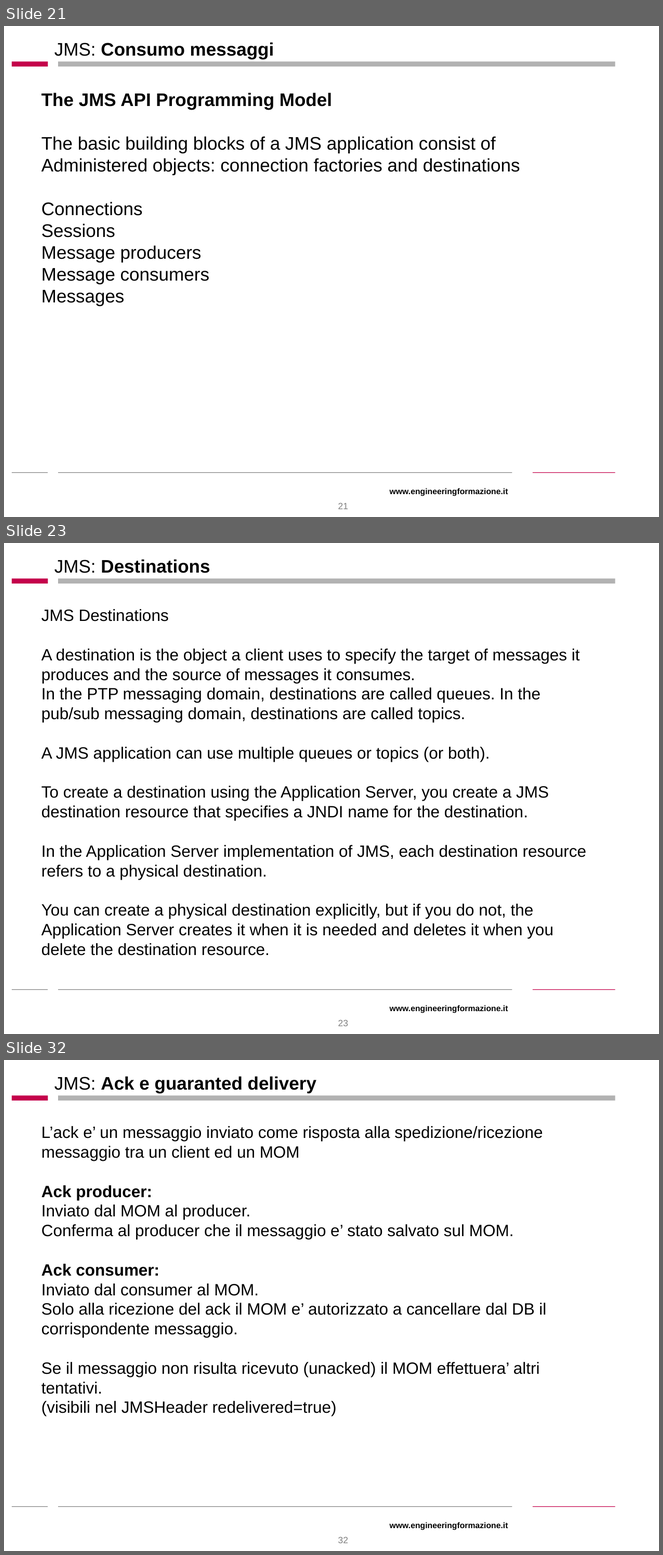
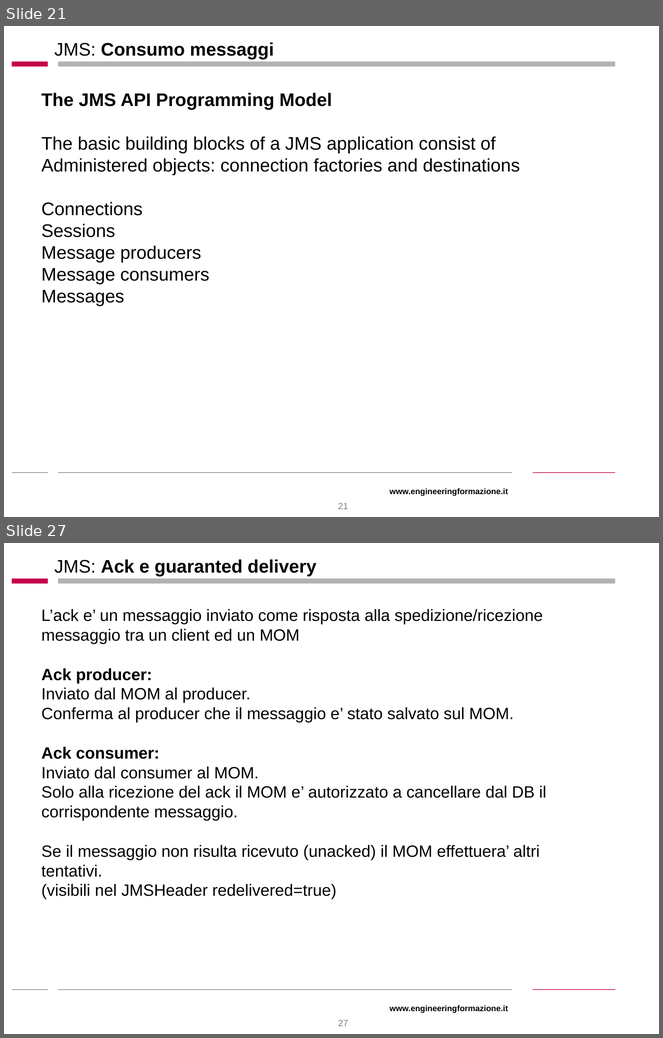
Before and after one commit to stefanofiorenza/SpringJ2EE, a slide deck: Docs/Slides/JMS.ppt. Shown one above the other, each under a label of ours: slides 21, 23 and 32 before the commit, slides 21 and 27 after it; the slides between them are not shown. The pictures are 663x1555 and 663x1038 pixels, drawn with LibreOffice and Linux fonts; fonts in the diff are those of the drawing; background and template pictures are left out. Boxes give left, top, right and bottom in pixels: in the first picture for what was removed or moved away, otherwise in the second. Text is boxed around its words. In the diff, an @@ line names an element or a change of style, - is before the commit and + after.

```diff
--- a/Docs/Slides/JMS.ppt
+++ b/Docs/Slides/JMS.ppt
@@ slide 23 removed at [4, 543, 659, 1034], background #FFFFFF; not listed: 6 template elements that a slide beside it also shows @@
@@ title removed at [54, 559, 210, 573] @@
-JMS: Destinations
@@ text removed at [41, 609, 586, 956] @@
-JMS Destinations
-A destination is the object a client uses to specify the target of messages it produces and the source of messages it consumes.
-In the PTP messaging domain, destinations are called queues. In the pub/sub messaging domain, destinations are called topics.
-A JMS application can use multiple queues or topics (or both).
-To create a destination using the Application Server, you create a JMS destination resource that specifies a JNDI name for the destination.
-In the Application Server implementation of JMS, each destination resource refers to a physical destination.
-You can create a physical destination explicitly, but if you do not, the Application Server creates it when it is needed and deletes it when you delete the destination resource.
@@ page number removed at [338, 1020, 348, 1027] @@
-23
@@ what was slide 32 is now slide 27 @@
@@ page number at [338, 1020, 348, 1027]: text changed @@
-32
+27
```
Also in this commit, not shown: 4 slides changed, 10 slides added, 14 other slides removed, 4 other files.
